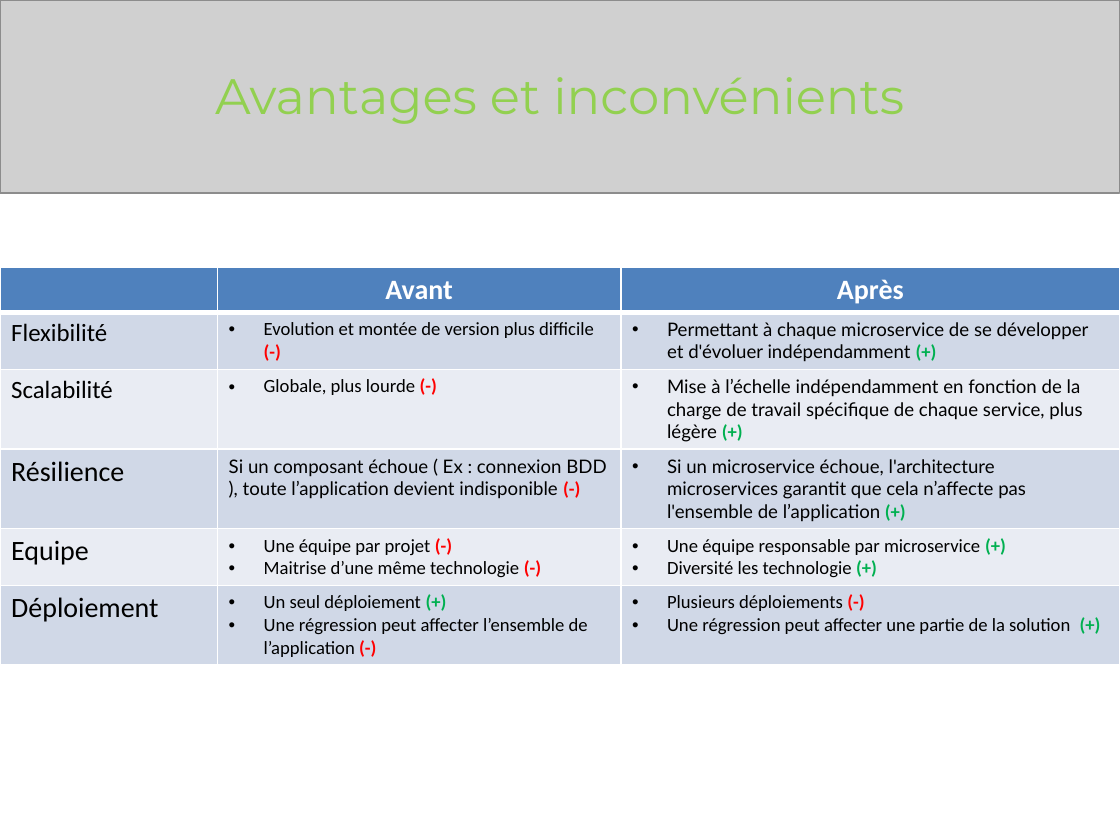
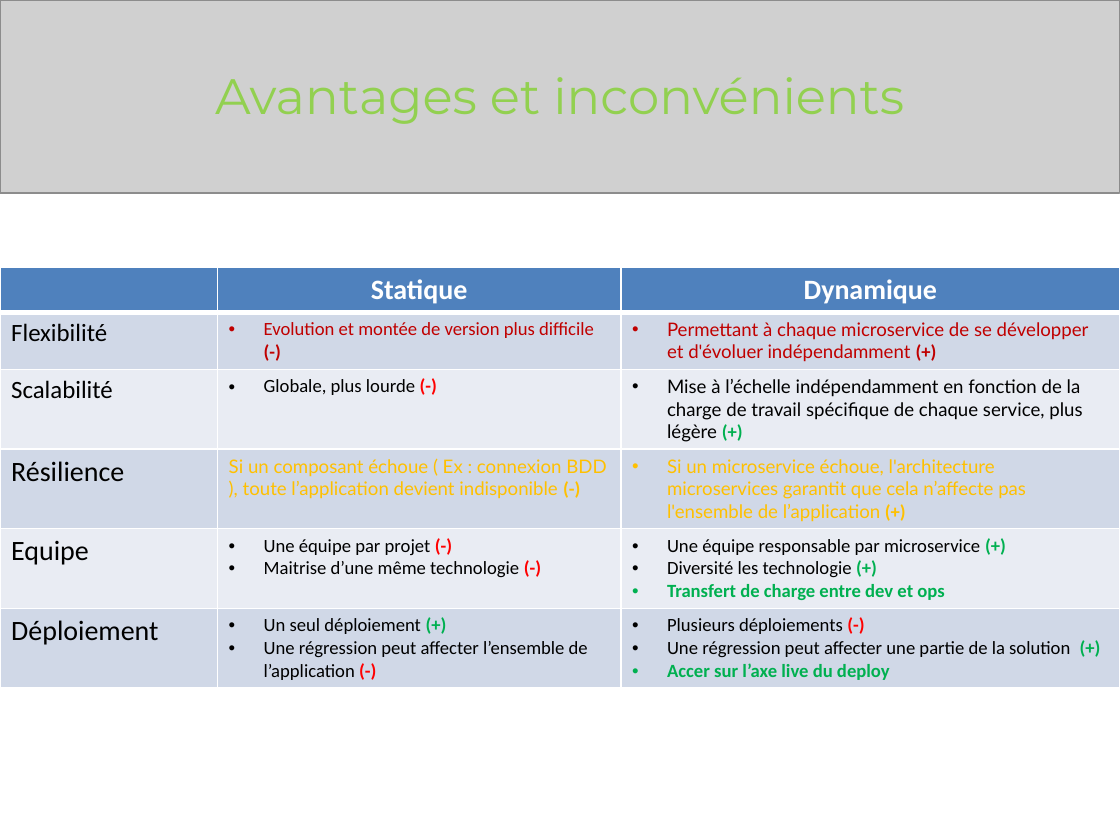
Before and after one commit to Elouaret/spring-cloud, a slide deck: slide 9 of Netflix_au_service_du_printemps.pptx. Drawn at 1120x840 pixels with LibreOffice and Linux fonts; fonts in the diff are those of the drawing; grey boxes stand for pictures. Boxes give left, top, right and bottom in pixels: in the first picture for what was removed or moved away, otherwise in the second. Text is boxed around its words. In the diff, an @@ line names an element or a change of style, - is before the commit and + after.

```diff
--- a/Netflix_au_service_du_printemps.pptx
+++ b/Netflix_au_service_du_printemps.pptx
@@ table at bbox=[0, 267, 1120, 684] @@
-row 1, column 2: Avant
+row 1, column 2: Statique
-row 1, column 3: Après
+row 1, column 3: Dynamique
-row 5, column 3: Une équipe responsable par microservice (+) / Diversité les technologie (+)
+row 5, column 3: Une équipe responsable par microservice (+) / Diversité les technologie (+) / Transfert de charge entre dev et ops
-row 6, column 3: Plusieurs déploiements (-) / Une régression peut affecter une partie de la solution (+)
+row 6, column 3: Plusieurs déploiements (-) / Une régression peut affecter une partie de la solution (+) / Accer sur l’axe live du deploy
@@ text colour #000000 to #C00000 in "Evolution et montée de version plus difficile", "Permettant à chaque microservice de se développer ..." @@
@@ text colour #FF0000 to #C00000, text colour #FF0000 to #FFC000 in "(-)" @@
@@ text colour #00B050 to #C00000, text colour #00B050 to #FFC000 in "(+)" @@
@@ text colour #000000 to #FFC000 in "Si un composant échoue ( Ex : ...", "Si un microservice échoue, l'architecture microservices gara ..." @@
```
Also in this commit, not shown: 3 other slides changed, 16 other files.
